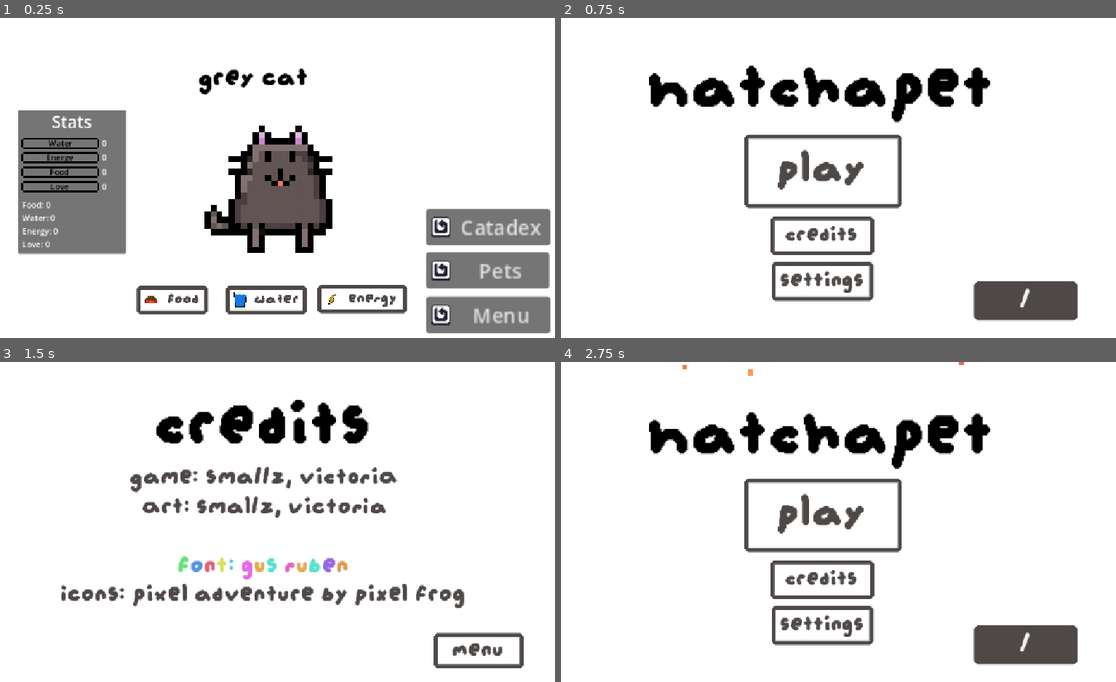
Above: before the commit, frames 1-4 (two rows, left to right).
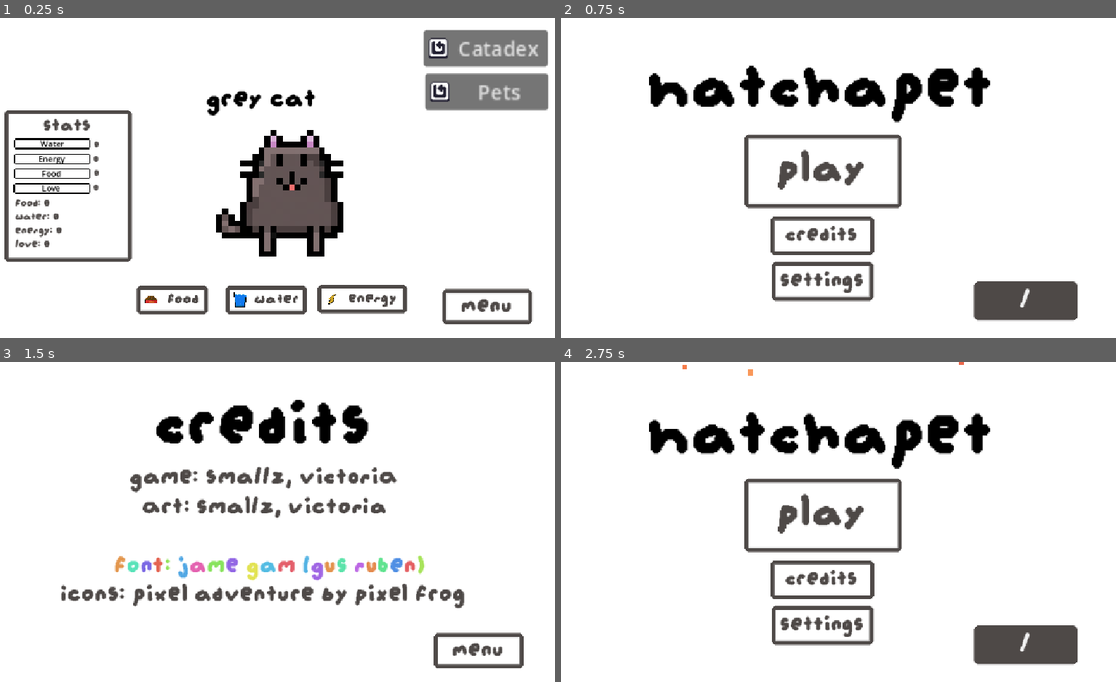
Above: after the commit, the same moments.

Repository: smallzdev/Tomagotchi-game
Game: Godot game, scene res://scenes/menus/main_game_scene.tscn
The game is run twice, just before and just after one commit, with the same random seed, the same clock (stepped at 60 frames per second) and the same inputs. This scene is started directly instead of the project's main scene.
Inputs:
- Up to frame 1 (0.25 s): no input
- Up to frame 2 (0.75 s): click "Menu" (after the commit: "menu") at 0.5 s
- Up to frame 3 (1.5 s): click "Credits" at 1.25 s
- Up to frame 4 (2.75 s): click "menu" at 2 s

The runs differ from the first frame. In frame 1, 28% of the frame differs, in the area x 0-100%, y 3-99%; in frame 2, nothing differs; in frame 3, 1.7%; in frame 4, nothing differs.

Commit message:
edited a bit more of ui + readme

Diff:
--- a/scenes/menus/credits.tscn
+++ b/scenes/menus/credits.tscn
@@ -147,15 +147,15 @@
 script = ExtResource("5_h70dw")
 
 [node name="actualcredits3" type="RichTextLabel" parent="rainbowcredits" unique_id=411973272]
-offset_left = 298.0
+offset_left = 275.0
 offset_top = 377.0
-offset_right = 856.0
+offset_right = 904.0
 offset_bottom = 438.0
 theme_override_colors/default_color = Color(0.30588236, 0.28627452, 0.2784314, 1)
 theme_override_fonts/normal_font = ExtResource("1_b2mra")
 theme_override_font_sizes/normal_font_size = 56
 bbcode_enabled = true
-text = "Font: Gus Ruben"
+text = "Font: Jame gam (Gus Ruben)"
 horizontal_alignment = 1
 script = ExtResource("6_q5tt2")
 
--- a/scenes/menus/main_game_scene.tscn
+++ b/scenes/menus/main_game_scene.tscn
@@ -22,6 +22,45 @@
 [sub_resource type="CanvasTexture" id="CanvasTexture_sy1ir"]
 specular_color = Color(0.95686275, 0.95686275, 0.95686275, 1)
 
+[sub_resource type="StyleBoxFlat" id="StyleBoxFlat_ahvjs"]
+bg_color = Color(0.38431373, 0.38431373, 0.38431373, 0)
+border_width_left = 8
+border_width_top = 8
+border_width_right = 8
+border_width_bottom = 8
+border_color = Color(0.30588236, 0.28627452, 0.2784314, 1)
+corner_radius_top_left = 5
+corner_radius_top_right = 5
+corner_radius_bottom_right = 5
+corner_radius_bottom_left = 5
+corner_detail = 1
+
+[sub_resource type="StyleBoxFlat" id="StyleBoxFlat_r20aw"]
+bg_color = Color(0.16818258, 0.15563756, 0.15061828, 1)
+border_width_left = 8
+border_width_top = 8
+border_width_right = 8
+border_width_bottom = 8
+border_color = Color(0.16862746, 0.15686275, 0.14901961, 1)
+corner_radius_top_left = 5
+corner_radius_top_right = 5
+corner_radius_bottom_right = 5
+corner_radius_bottom_left = 5
+corner_detail = 1
+
+[sub_resource type="StyleBoxFlat" id="StyleBoxFlat_xgfuv"]
+bg_color = Color(0.30588236, 0.28627452, 0.2784314, 1)
+border_width_left = 8
+border_width_top = 8
+border_width_right = 8
+border_width_bottom = 8
+border_color = Color(0.30588236, 0.28627452, 0.2784314, 1)
+corner_radius_top_left = 5
+corner_radius_top_right = 5
+corner_radius_bottom_right = 5
+corner_radius_bottom_left = 5
+corner_detail = 1
+
 [sub_resource type="StyleBoxFlat" id="StyleBoxFlat_krc6o"]
 bg_color = Color(0.38431373, 0.38431373, 0.38431373, 0)
 border_width_left = 8
@@ -491,36 +530,39 @@
 offset_bottom = 652.0
 texture = SubResource("CanvasTexture_sy1ir")
 
-[node name="menuButton" type="Button" parent="." unique_id=77331852]
-unique_name_in_owner = true
-offset_left = 897.0
-offset_top = 552.0
-offset_right = 1020.0
-offset_bottom = 588.0
-scale = Vector2(2, 2)
-theme_override_font_sizes/font_size = 20
-text = "Menu"
-icon = ExtResource("1_582wh")
-script = ExtResource("2_ttbmu")
-
 [node name="petsButton" type="Button" parent="." unique_id=639940516]
 unique_name_in_owner = true
-offset_left = 897.0
-offset_top = 464.0
-offset_right = 1019.0
-offset_bottom = 500.0
+offset_left = 895.0
+offset_top = 110.0
+offset_right = 1017.0
+offset_bottom = 146.0
 scale = Vector2(2, 2)
 theme_override_font_sizes/font_size = 20
 text = "Pets"
 icon = ExtResource("1_582wh")
 script = ExtResource("3_2yd1b")
 
+[node name="menuButton" type="Button" parent="." unique_id=172539096]
+unique_name_in_owner = true
+offset_left = 929.0
+offset_top = 537.0
+offset_right = 1107.0
+offset_bottom = 607.0
+theme_override_colors/font_color = Color(0.30588236, 0.28627452, 0.2784314, 1)
+theme_override_fonts/font = ExtResource("4_ymjn7")
+theme_override_font_sizes/font_size = 50
+theme_override_styles/normal = SubResource("StyleBoxFlat_ahvjs")
+theme_override_styles/pressed = SubResource("StyleBoxFlat_r20aw")
+theme_override_styles/hover = SubResource("StyleBoxFlat_xgfuv")
+text = "menu"
+script = ExtResource("2_ttbmu")
+
 [node name="catadexButton" type="Button" parent="." unique_id=1773348621]
 unique_name_in_owner = true
-offset_left = 897.0
-offset_top = 378.0
-offset_right = 1020.0
-offset_bottom = 414.0
+offset_left = 892.0
+offset_top = 24.0
+offset_right = 1015.0
+offset_bottom = 60.0
 scale = Vector2(2, 2)
 theme_override_font_sizes/font_size = 20
 text = "Catadex"
@@ -580,52 +622,60 @@
 
 [node name="petSpriteTitle" type="Label" parent="." unique_id=1332177370]
 unique_name_in_owner = true
-offset_left = 447.0
-offset_top = 92.0
-offset_right = 740.0
-offset_bottom = 150.0
+offset_left = 463.0
+offset_top = 134.0
+offset_right = 756.0
+offset_bottom = 192.0
 theme_override_colors/font_color = Color(0, 0, 0, 1)
 theme_override_fonts/font = ExtResource("4_ymjn7")
 theme_override_font_sizes/font_size = 60
 text = "[Pet Name]"
 
 [node name="Area2D" type="Area2D" parent="." unique_id=1667564025]
-position = Vector2(528, 332)
+position = Vector2(582, 334)
 scale = Vector2(12, 12)
 script = ExtResource("5_qmn8o")
 
 [node name="PetSprite" type="AnimatedSprite2D" parent="Area2D" unique_id=1383893210]
 unique_name_in_owner = true
 texture_filter = 1
-position = Vector2(6.166667, -0.8333334)
+position = Vector2(3.5833335, -0.4166667)
 sprite_frames = SubResource("SpriteFrames_stm8k")
 animation = &"ginger cat"
 
 [node name="CollisionShape2D" type="CollisionShape2D" parent="Area2D" unique_id=853786905]
-position = Vector2(4.791667, 0.33333266)
+position = Vector2(2.2083335, 0.74999934)
 shape = SubResource("RectangleShape2D_udkci")
 
 [node name="statsPannel" type="Panel" parent="." unique_id=760876519]
-offset_left = 89.0
+offset_left = 62.0
 offset_top = 182.0
-offset_right = 303.0
-offset_bottom = 467.0
+offset_right = 314.0
+offset_bottom = 483.0
+theme_override_styles/panel = SubResource("StyleBoxFlat_krc6o")
 
 [node name="statPanelTitle" type="Label" parent="statsPannel" unique_id=1530413468]
 layout_mode = 0
-offset_right = 214.0
-offset_bottom = 46.0
-theme_override_font_sizes/font_size = 33
+offset_left = 36.0
+offset_top = 12.0
+offset_right = 215.0
+offset_bottom = 53.0
+theme_override_colors/font_color = Color(0.30588236, 0.28627452, 0.2784314, 1)
+theme_override_fonts/font = ExtResource("4_ymjn7")
+theme_override_font_sizes/font_size = 42
 text = "Stats"
 horizontal_alignment = 1
 
 [node name="statTextLabel" type="Label" parent="statsPannel" unique_id=2085236276]
 unique_name_in_owner = true
 layout_mode = 0
-offset_left = 8.0
-offset_top = 176.0
-offset_right = 124.0
-offset_bottom = 277.0
+offset_left = 22.0
+offset_top = 174.0
+offset_right = 164.0
+offset_bottom = 279.0
+theme_override_colors/font_color = Color(0.30588236, 0.28627452, 0.2784314, 1)
+theme_override_fonts/font = ExtResource("4_ymjn7")
+theme_override_font_sizes/font_size = 25
 text = "Food: [N/A]
 Water: [N/A]
 Energy: [N/A]
@@ -634,7 +684,7 @@
 [node name="waterStatBar" type="AnimatedSprite2D" parent="statsPannel" unique_id=1337594819]
 unique_name_in_owner = true
 texture_filter = 1
-position = Vector2(88, 74)
+position = Vector2(99, 75)
 scale = Vector2(3, 3)
 sprite_frames = SubResource("SpriteFrames_udkci")
 animation = &"water"
@@ -642,19 +692,22 @@
 [node name="waterStatText" type="Label" parent="statsPannel" unique_id=728545345]
 unique_name_in_owner = true
 layout_mode = 0
-offset_left = 166.0
-offset_top = 54.0
-offset_right = 206.0
-offset_bottom = 77.0
+offset_left = 178.0
+offset_top = 59.0
+offset_right = 230.0
+offset_bottom = 82.0
+theme_override_colors/font_color = Color(0.30588236, 0.28627452, 0.2784314, 1)
+theme_override_fonts/font = ExtResource("4_ymjn7")
+theme_override_font_sizes/font_size = 22
 text = "[N/A]"
 
 [node name="waterStatTitle" type="Label" parent="statsPannel" unique_id=1583367783]
 unique_name_in_owner = true
 layout_mode = 0
-offset_left = 8.0
-offset_top = 54.0
-offset_right = 159.0
-offset_bottom = 77.0
+offset_left = 19.0
+offset_top = 55.0
+offset_right = 170.0
+offset_bottom = 78.0
 theme_override_colors/font_color = Color(0, 0, 0, 1)
 text = "Water"
 horizontal_alignment = 1
@@ -662,7 +715,7 @@
 [node name="energyStatBar" type="AnimatedSprite2D" parent="statsPannel" unique_id=2001448620]
 unique_name_in_owner = true
 texture_filter = 1
-position = Vector2(88, 102)
+position = Vector2(99, 105)
 scale = Vector2(3, 3)
 sprite_frames = SubResource("SpriteFrames_udkci")
 animation = &"energy"
@@ -670,19 +723,22 @@
 [node name="energyStatText" type="Label" parent="statsPannel" unique_id=578847163]
 unique_name_in_owner = true
 layout_mode = 0
-offset_left = 166.0
-offset_top = 82.0
-offset_right = 206.0
-offset_bottom = 105.0
+offset_left = 177.0
+offset_top = 88.0
+offset_right = 229.0
+offset_bottom = 112.0
+theme_override_colors/font_color = Color(0.30588236, 0.28627452, 0.2784314, 1)
+theme_override_fonts/font = ExtResource("4_ymjn7")
+theme_override_font_sizes/font_size = 22
 text = "[N/A]"
 
 [node name="energyStatTitle" type="Label" parent="statsPannel" unique_id=307671032]
 unique_name_in_owner = true
 layout_mode = 0
-offset_left = 8.0
-offset_top = 82.0
-offset_right = 158.0
-offset_bottom = 105.0
+offset_left = 19.0
+offset_top = 85.0
+offset_right = 169.0
+offset_bottom = 108.0
 theme_override_colors/font_color = Color(0, 0, 0, 1)
 text = "Energy"
 horizontal_alignment = 1
@@ -690,7 +746,7 @@
 [node name="foodStatBar" type="AnimatedSprite2D" parent="statsPannel" unique_id=699376840]
 unique_name_in_owner = true
 texture_filter = 1
-position = Vector2(88, 131.00002)
+position = Vector2(99, 134.00002)
 scale = Vector2(3, 3)
 sprite_frames = SubResource("SpriteFrames_udkci")
 animation = &"food"
@@ -698,19 +754,22 @@
 [node name="foodStatText" type="Label" parent="statsPannel" unique_id=2107660022]
 unique_name_in_owner = true
 layout_mode = 0
-offset_left = 166.0
-offset_top = 111.0
-offset_right = 206.0
-offset_bottom = 134.0
+offset_left = 178.0
+offset_top = 116.0
+offset_right = 230.0
+offset_bottom = 139.0
+theme_override_colors/font_color = Color(0.30588236, 0.28627452, 0.2784314, 1)
+theme_override_fonts/font = ExtResource("4_ymjn7")
+theme_override_font_sizes/font_size = 22
 text = "[N/A]"
 
 [node name="foodStatTitle" type="Label" parent="statsPannel" unique_id=849067975]
 unique_name_in_owner = true
 layout_mode = 0
-offset_left = 8.0
-offset_top = 111.0
-offset_right = 158.0
-offset_bottom = 134.0
+offset_left = 19.0
+offset_top = 114.0
+offset_right = 169.0
+offset_bottom = 137.0
 theme_override_colors/font_color = Color(0, 0, 0, 1)
 text = "Food"
 horizontal_alignment = 1
@@ -718,7 +777,7 @@
 [node name="loveStatBar" type="AnimatedSprite2D" parent="statsPannel" unique_id=1587895008]
 unique_name_in_owner = true
 texture_filter = 1
-position = Vector2(88, 160.00002)
+position = Vector2(98, 163.00002)
 scale = Vector2(3, 3)
 sprite_frames = SubResource("SpriteFrames_udkci")
 animation = &"love"
@@ -726,19 +785,22 @@
 [node name="loveStatText" type="Label" parent="statsPannel" unique_id=1063038298]
 unique_name_in_owner = true
 layout_mode = 0
-offset_left = 166.0
-offset_top = 140.0
-offset_right = 206.0
-offset_bottom = 163.0
+offset_left = 177.0
+offset_top = 145.0
+offset_right = 229.0
+offset_bottom = 168.0
+theme_override_colors/font_color = Color(0.30588236, 0.28627452, 0.2784314, 1)
+theme_override_fonts/font = ExtResource("4_ymjn7")
+theme_override_font_sizes/font_size = 22
 text = "[N/A]"
 
 [node name="loveStatTitle" type="Label" parent="statsPannel" unique_id=1807830144]
 unique_name_in_owner = true
 layout_mode = 0
-offset_left = 8.0
-offset_top = 140.0
-offset_right = 158.0
-offset_bottom = 163.0
+offset_left = 18.0
+offset_top = 143.0
+offset_right = 168.0
+offset_bottom = 166.0
 theme_override_colors/font_color = Color(0, 0, 0, 1)
 text = "Love"
 horizontal_alignment = 1
--- a/scenes/menus/rainbowcredits/actualcredits_3.gd
+++ b/scenes/menus/rainbowcredits/actualcredits_3.gd
@@ -1,6 +1,6 @@
 extends RichTextLabel
 
-var normaltext = "Font: Gus Ruben"
+var normaltext = "Font: Jame gam (Gus Ruben)"
 
 # Called when the node enters the scene tree for the first time.
 func _ready() -> void:
@@ -14,7 +14,7 @@
 
 
 func _on_mouse_entered() -> void:
-	self.text = "[rainbow freq=.6 sat=0.7 val=0.9]Font: Gus Ruben[/rainbow]"
+	self.text = "[rainbow freq=.6 sat=0.7 val=0.9]Font: Jame gam (Gus Ruben)[/rainbow]"
 
 
 func _on_mouse_exited() -> void:
--- a/scripts/egg.gd
+++ b/scripts/egg.gd
@@ -4,6 +4,7 @@
 var holdsec = 0
 #var randomint
 @onready var eggsprite = %eggsprite
+@onready var maingame = preload("res://scenes/menus/main_game_scene.tscn")
 
 func _ready() -> void:
 	eggsprite.play("default")
@@ -22,7 +23,9 @@
 			var randomint = randi_range(1, 100)
 			if randomint <= 75:
 				print("2")
+				get_tree().change_scene_to_packed(maingame)
 			else:
 				print("1")
+				get_tree().change_scene_to_packed(maingame)
 	else:
 		holdsec=0
Not shown, changed: README.md
